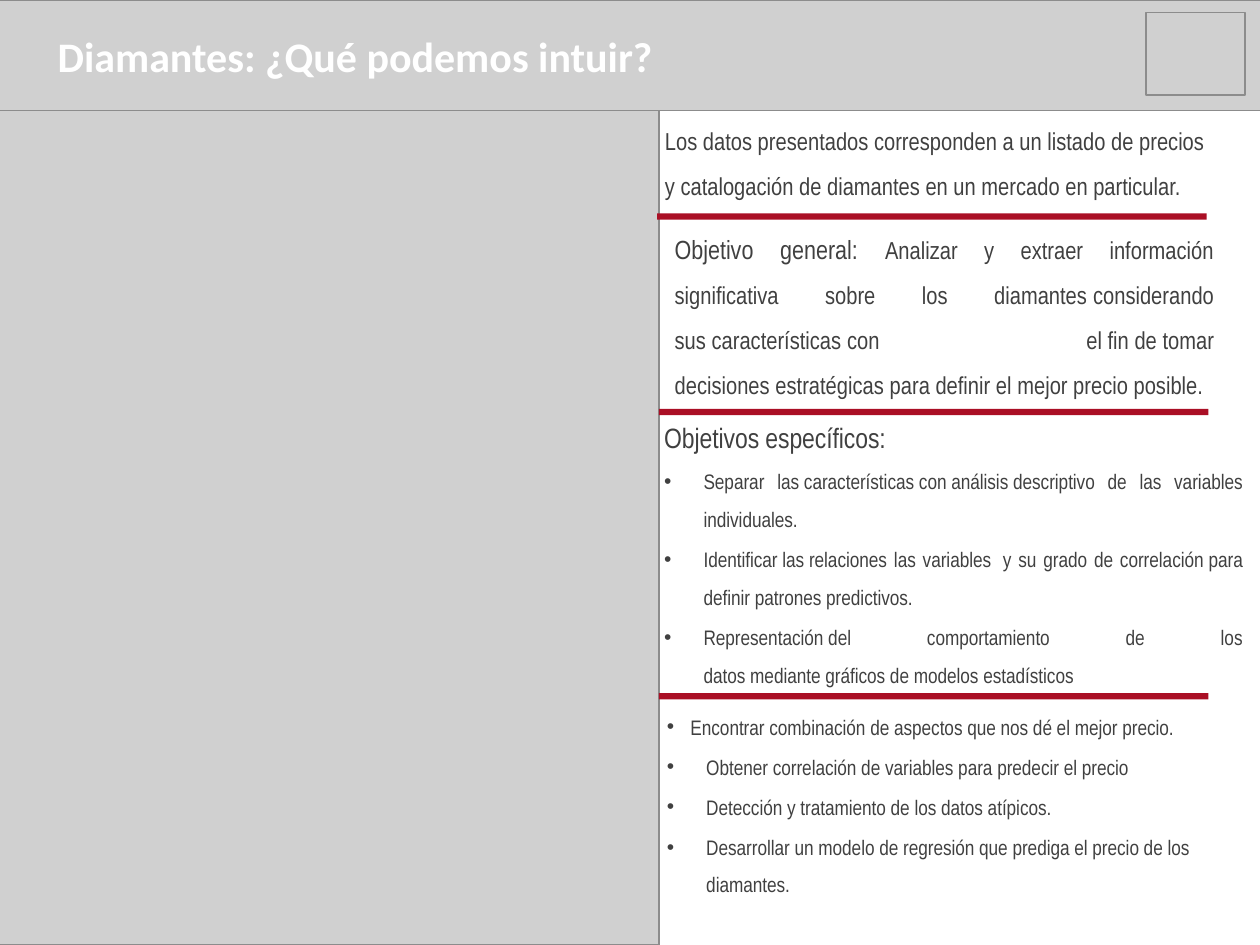
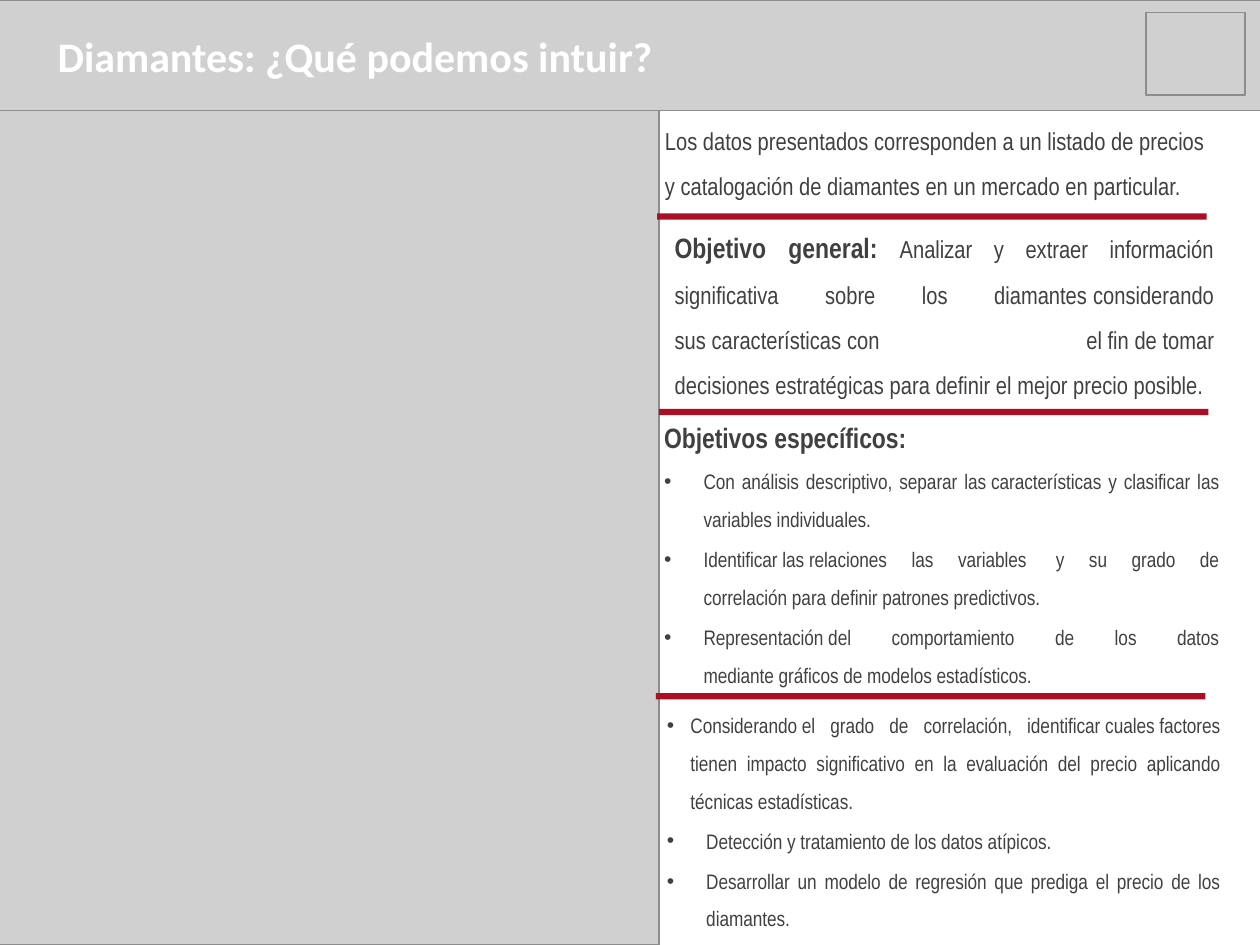
Before and after one commit to IgnGGA/grupo9, a slide deck: slide 5 of presentacionMineriaDeDatos.pptx. Drawn at 1260x945 pixels with LibreOffice and Linux fonts; fonts in the diff are those of the drawing; grey boxes stand for pictures. Boxes give left, top, right and bottom in pixels: in the first picture for what was removed or moved away, otherwise in the second. Text is boxed around its words. In the diff, an @@ line names an element or a change of style, - is before the commit and + after.

Commit message:
Avances segun la clase 8, y modificaciones post presentacion, falta realizar regresion lineal y avanzar en el arbol de procesos. entro de las tareas pendientes es poder ordenar tanto datos como archivos.

```diff
--- a/presentacionMineriaDeDatos.pptx
+++ b/presentacionMineriaDeDatos.pptx
@@ text "Objetivo general: Analizar y extraer ..." at [675,237,1214,399]: size 15 to 16 pt, bold on in "Objetivo general:" @@
@@ text at [664,427,906,454]: bold on in "Objetivos específicos:" @@
@@ text at [704,473,1219,527]: text changed @@
-• Separar las características con análisis descriptivo de las variables individuales.
+• Con análisis descriptivo, separar las características y clasificar las variables individuales.
@@ text at [704,629,1219,688]: text changed @@
-• Representación del comportamiento de los datos mediante gráficos de modelos estadísticos
+• Representación del comportamiento de los datos mediante gráficos de modelos estadísticos.
@@ rectangle: place and size @@
-rectangle at [659,693,1208,699]
+rectangle at [655,693,1205,699]
@@ text at [690,717,1220,809]: text changed @@
-• Encontrar combinación de aspectos que nos dé el mejor precio.
-• Obtener correlación de variables para predecir el precio
+• Considerando el grado de correlación, identificar cuales factores tienen impacto significativo en la evaluación del precio aplicando técnicas estadísticas.
@@ text at [706,833,1220,926]: alignment left to justified @@
```
Also in this commit, not shown: 6 other slides changed, 8 slides added, 10 other files.
